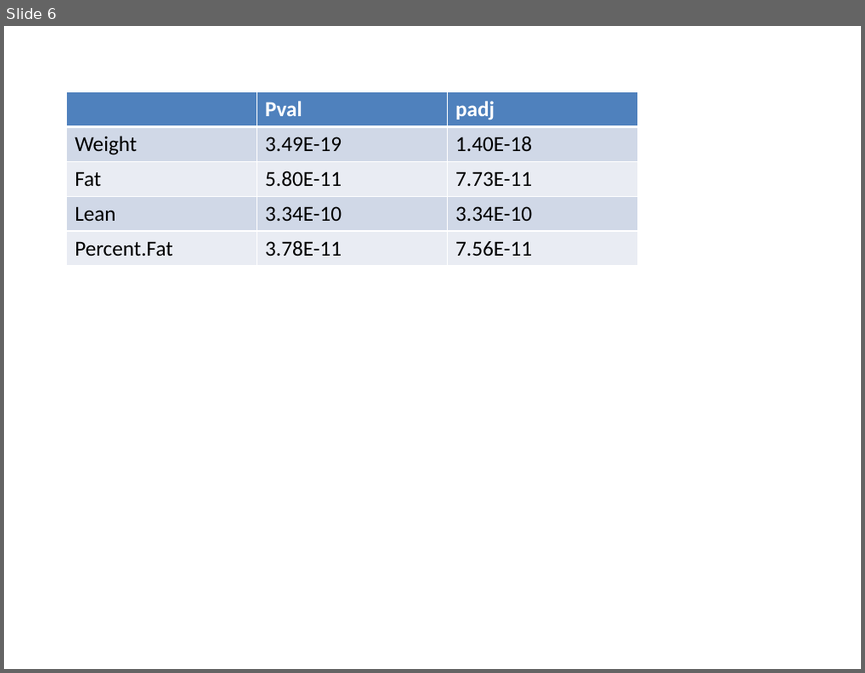
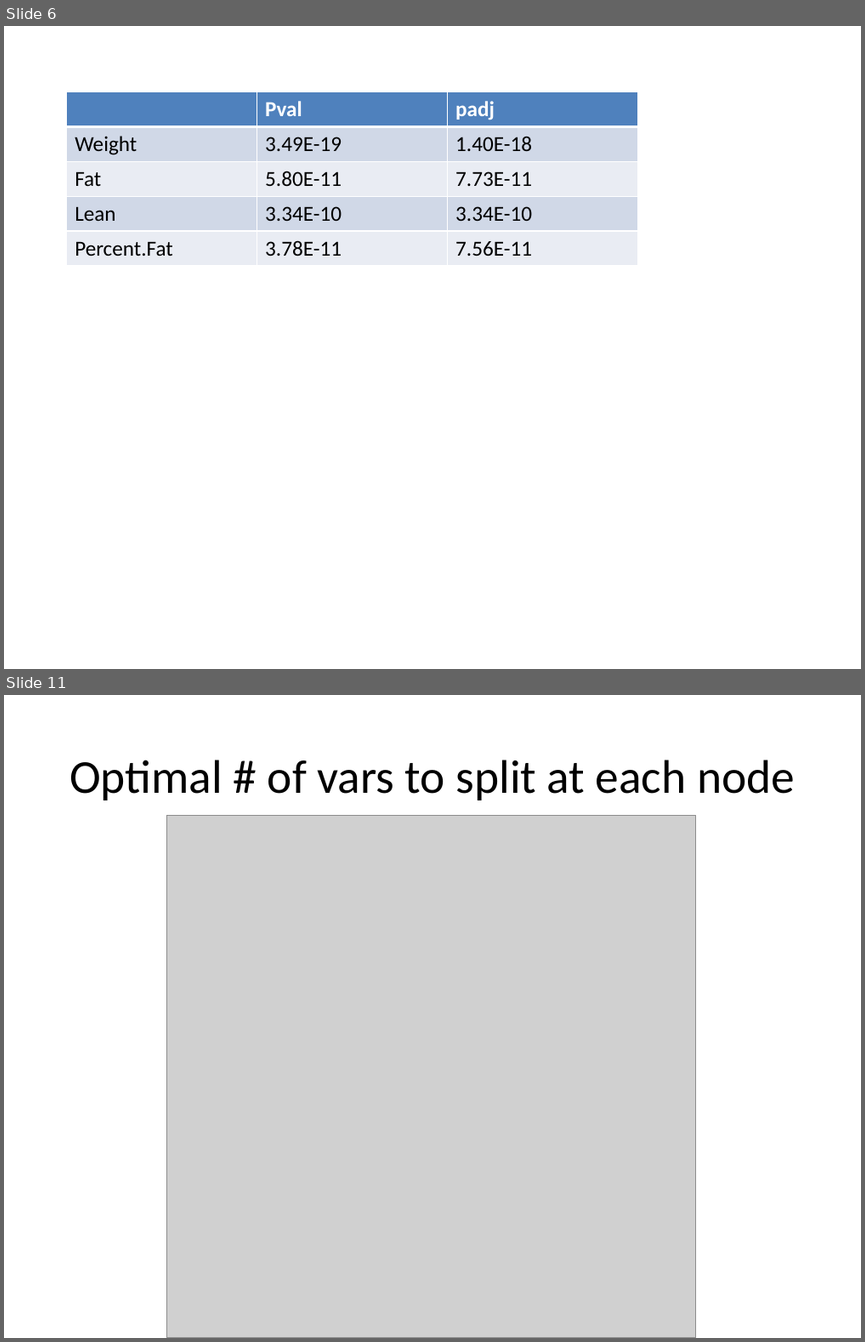
Before and after one commit to BridgesLab/PredictorsDietInducedObesity, a slide deck: ResultsSlides.pptx. Shown one above the other, each under a label of ours: slide 6 before the commit, slides 6 and 11 after it; the slides between them are not shown. The pictures are 865x673 and 865x1342 pixels, drawn with LibreOffice and Linux fonts; fonts in the diff are those of the drawing; grey boxes stand for pictures. Boxes give left, top, right and bottom in pixels: in the first picture for what was removed or moved away, otherwise in the second. Text is boxed around its words. In the diff, an @@ line names an element or a change of style, - is before the commit and + after.

```diff
--- a/ResultsSlides.pptx
+++ b/ResultsSlides.pptx
@@ slide 11 added at (4, 695, 861, 1338), background #FFFFFF @@
@@ title added at (69, 760, 794, 800), 39.6 pt, text #000000 @@
+Optimal # of vars to split at each node
@@ picture added at (167, 816, 696, 1338) @@
```
Also in this commit, not shown: 2 slides changed, 12 other slides added, 6 slides removed.
